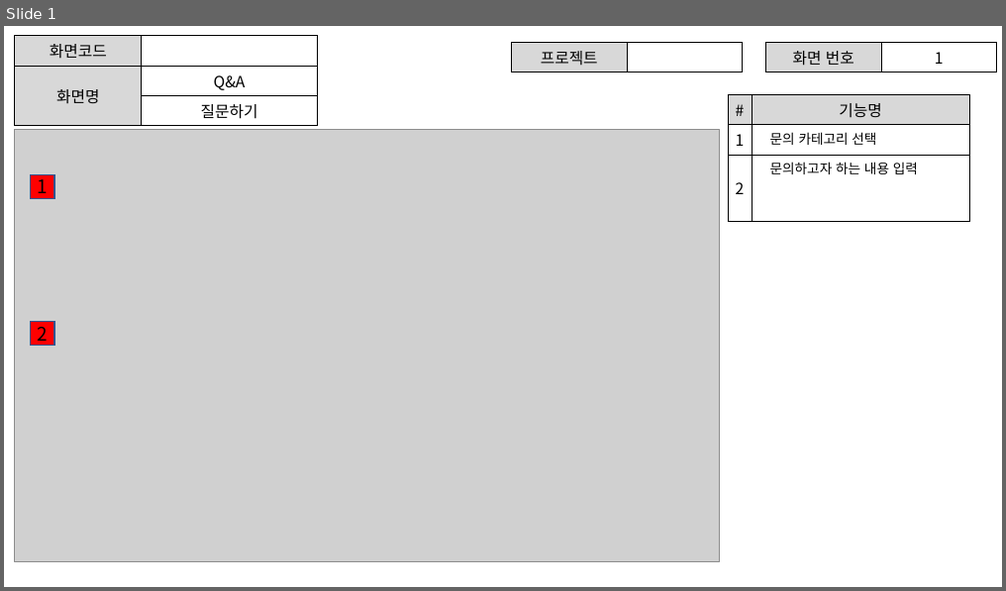
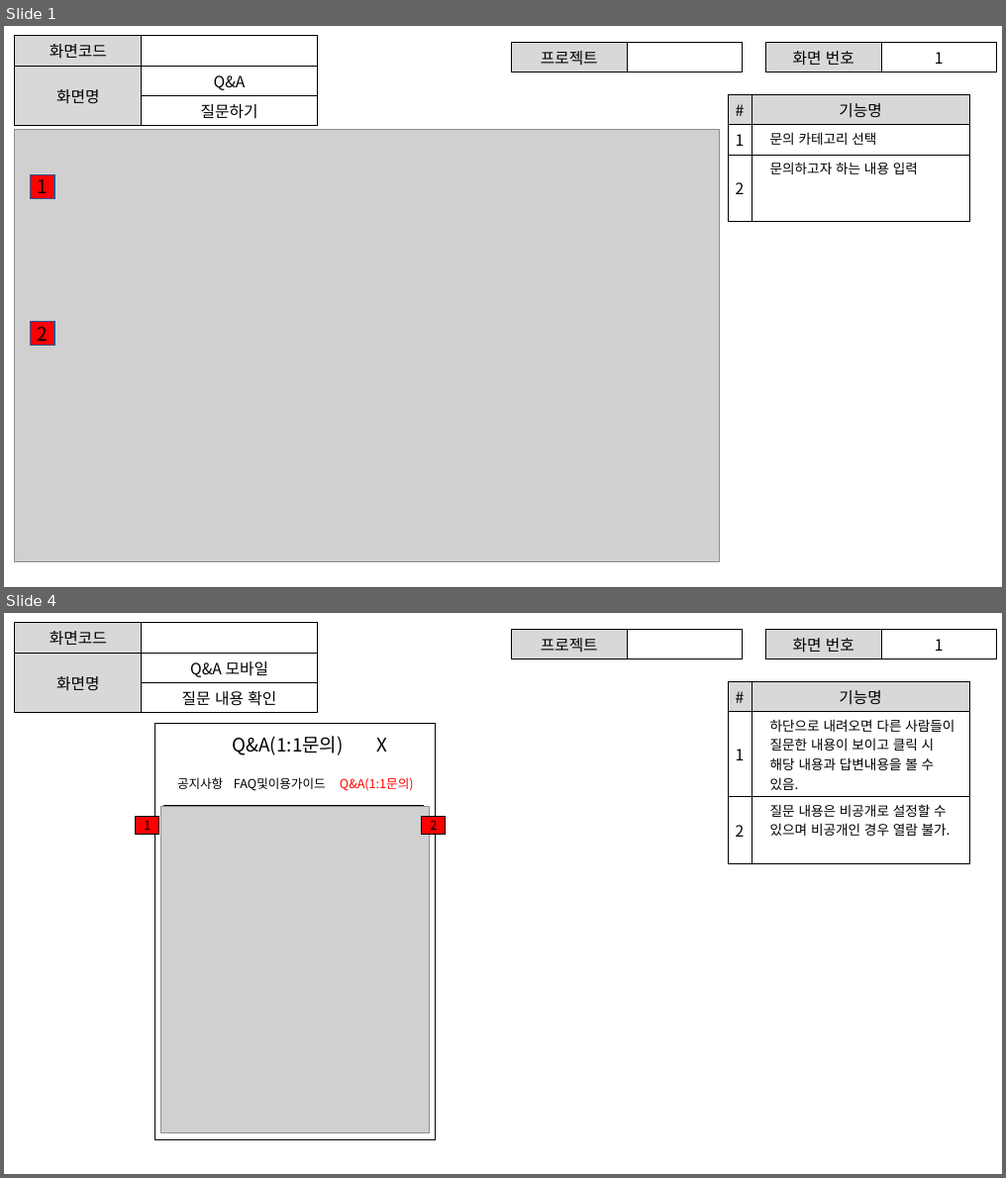
Before and after one commit to ezenteam2/RentalEquip, a slide deck: gr2_lhj/Q&A.pptx. Shown one above the other, each under a label of ours: slide 1 before the commit, slides 1 and 4 after it; the slides between them are not shown. The pictures are 1006x591 and 1006x1178 pixels, drawn with LibreOffice and Linux fonts; fonts in the diff are those of the drawing; grey boxes stand for pictures. Boxes give left, top, right and bottom in pixels: in the first picture for what was removed or moved away, otherwise in the second. Text is boxed around its words. In the diff, an @@ line names an element or a change of style, - is before the commit and + after.

Commit message:
모바일페이지 추가 끗

```diff
--- a/gr2_lhj/Q&A.pptx
+++ b/gr2_lhj/Q&A.pptx
@@ slide 4 added at (4,613,1002,1174), background #FFFFFF @@
@@ table added at (15,623,317,710), 3 rows, 2 columns @@
+화면코드 | 
+화면명 | Q&A 모바일
+ | 질문 내용 확인
@@ table added at (512,630,743,656), 1 rows, 2 columns @@
+프로젝트 | 
@@ table added at (766,630,997,657), 1 rows, 2 columns @@
+화면 번호 | 1
@@ table added at (728,682,969,848), 3 rows, 2 columns @@
+# | 기능명
+1 | 하단으로 내려오면 다른 사람들이 질문한 내용이 보이고 클릭 시 해당 내용과 답변내용을 볼 수 있음.
+2 | 질문 내용은 비공개로 설정할 수 있으며 비공개인 경우 열람 불가.
@@ rectangle added at (155,723,436,1140), outline #000000 1 pt @@
@@ text added at (233,736,388,756), 18 pt, text #000000 @@
+Q&A(1:1문의) X
@@ text added at (177,777,414,791), 12 pt, text #000000 @@
+공지사항 FAQ및이용가이드 Q&A(1:1문의)
@@ rectangle added at (136,817,159,835), fill #FF0000, outline #000000 1 pt, 12 pt, text #000000 @@
+1
@@ picture added at (161,807,430,1134) @@
@@ line added from (163, 805) to (424, 805), #000000 0.5 pt @@
@@ rectangle added at (422,817,446,835), fill #FF0000, outline #000000 1 pt, 12 pt, text #000000 @@
+2
```
Also in this commit, not shown: 1 slide changed, 1 other slide added, 4 other files.
